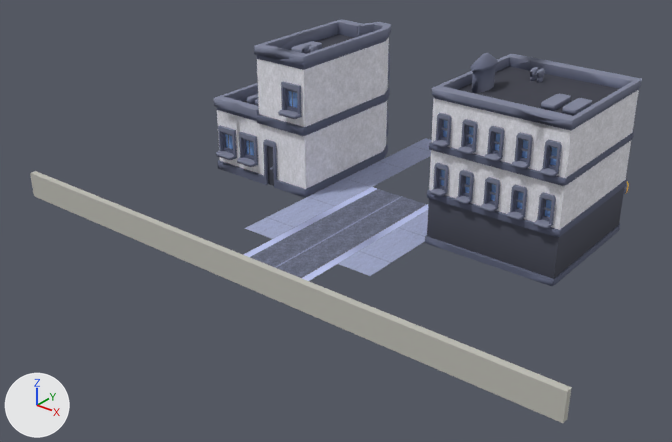
A saved change to the OBJ model Games/GuruttoWorld/Assets/Models/Sunrise/BlockBatches/Street-0.obj.
The view is the same before and after, from a camera (50 mm lens) standing at (38.2, -48.2, 30.7) and looking at (-0.7, 0.5, 0.5). The lights are fixed; the arrows at lower left show +X, +Y and +Z. The first picture is the older version. Where no turn or scale is listed for an object, it has been applied to the vertices. Vertices at exactly the same position are counted once.

Objects in the first picture: 'Street-0'.
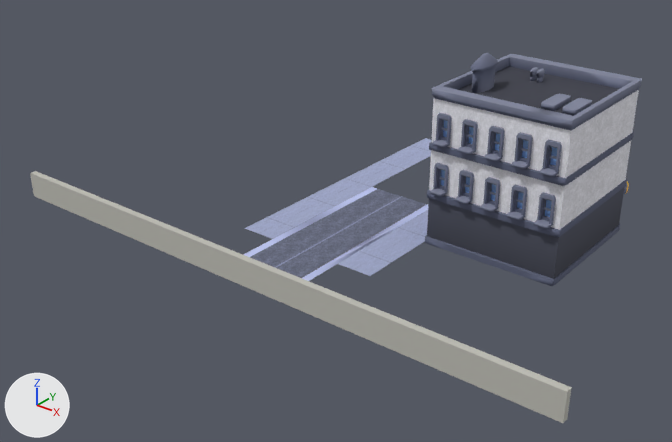
Boxes [x1, y1, x2, y2] around the edits, measured in the pictures (672 x 442 px):
'Street-0', reshaped (8% shorter): before [30, 20, 642, 423]; after [30, 53, 642, 423]
part 1 of me_street_0, deleted: before [214, 20, 391, 198]

The change, as a list of edits to the scene's bpy script:
```text
Change me_street_0:
    used by ob_street_0; location = (0.0, 0.0, 0.0)
    remove me_street_0.from_pydata(...)  # 2822 vertices, 4563 faces; spans x -23.0..23.0, y -10.2..20.0, z 0.0..13.2
    add me_street_0.from_pydata(...)  # 1912 vertices, 3066 faces; spans x -23.0..23.0, y -10.2..20.0, z 0.0..13.2
    me_street_0 part 1: 26 loose pieces with 910 vertices, spanning x -15.7..-5.9, y 2.4..15.6, z 0.0..11.6, are deleted
    other edits to the shape of me_street_0 do not show in these pictures
```
